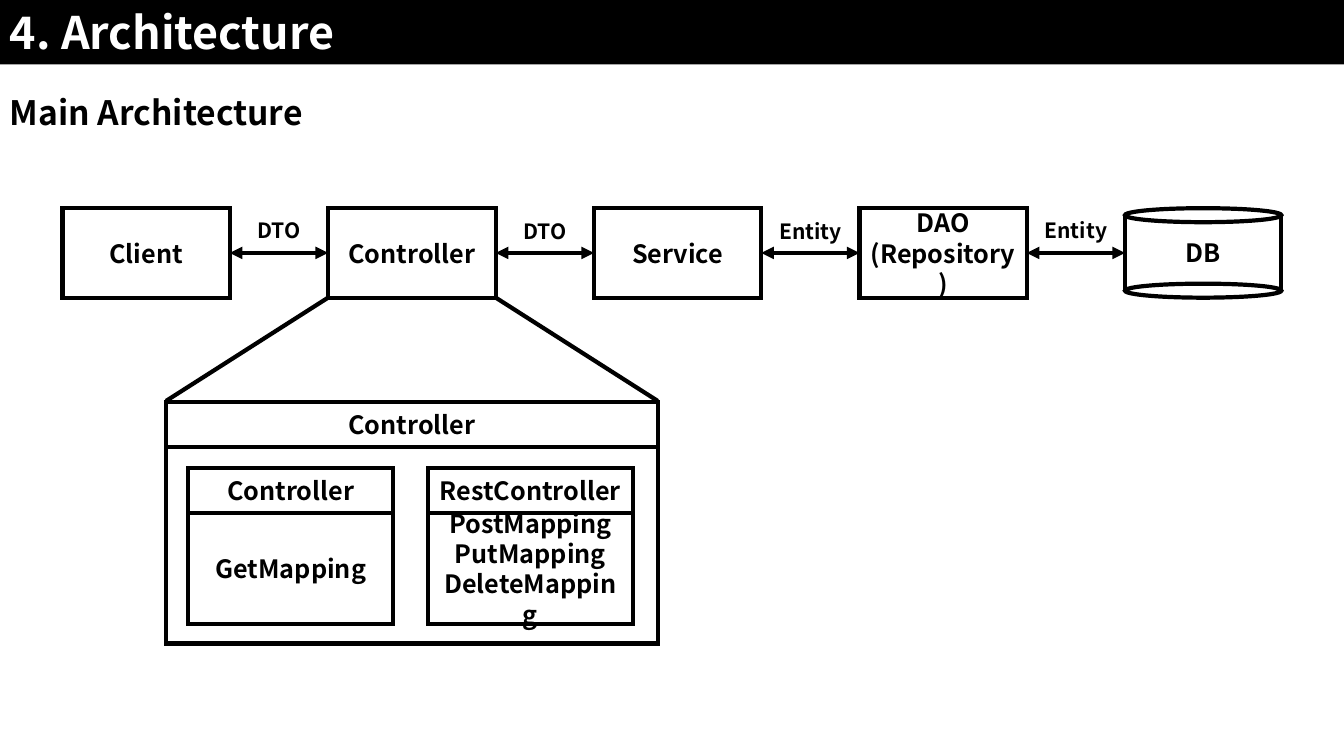
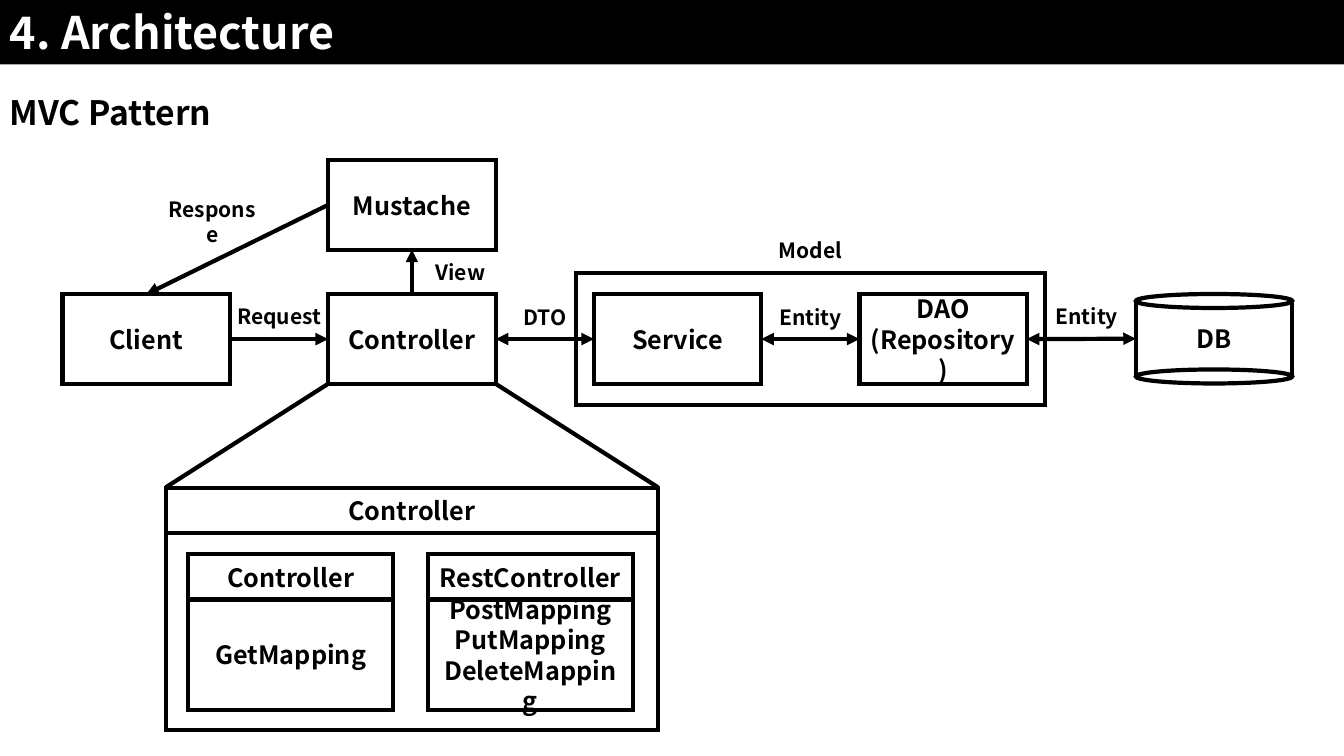
Before and after one commit to JoSihun/CGVR_Lab, a slide deck: slide 6 of documents/01_프로젝트_개발계획.pptx. Drawn at 1344x756 pixels with LibreOffice and Linux fonts; fonts in the diff are those of the drawing. Boxes give left, top, right and bottom in pixels: in the first picture for what was removed or moved away, otherwise in the second. Text is boxed around its words. In the diff, an @@ line names an element or a change of style, - is before the commit and + after.

Commit message:
22.09.14 19:17

```diff
--- a/documents/01_프로젝트_개발계획.pptx
+++ b/documents/01_프로젝트_개발계획.pptx
@@ text at (10,99,212,126): text changed @@
-Main Architecture
+MVC Pattern
@@ group added at (146,160,1045,404): 3 texts, 2 rectangles, 2 arrows @@
+Model
+View
+Response
+Mustache
@@ text at (237,308,321,329): text changed @@
-DTO
+Request
@@ 2 texts, 2 ellipses, 2 lines: place and size @@
-2 texts, 2 ellipses, 2 lines at (1045,209,1281,297)
+2 texts, 2 ellipses, 2 lines at (1055,294,1293,384)
@@ 10 rectangles, 2 texts, 2 double arrows, 2 lines, 1 arrow: place and size @@
-10 rectangles, 2 texts, 2 double arrows, 2 lines, 1 arrow at (63,209,1027,644)
+10 rectangles, 2 texts, 2 double arrows, 2 lines, 1 arrow at (63,294,1027,730)
@@ double arrow (230, 339) - (329, 339): double arrow to arrow @@
@@ double arrow moved from (1027, 253) - (1125, 253) to (1027, 339) - (1136, 339) @@
```
Also in this commit, not shown: 2 slides added.
